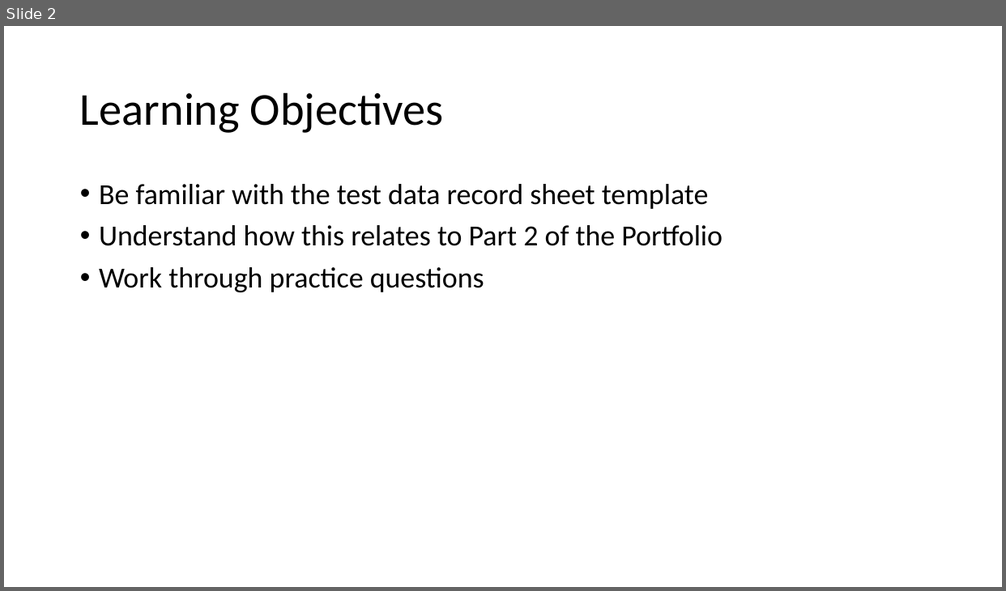
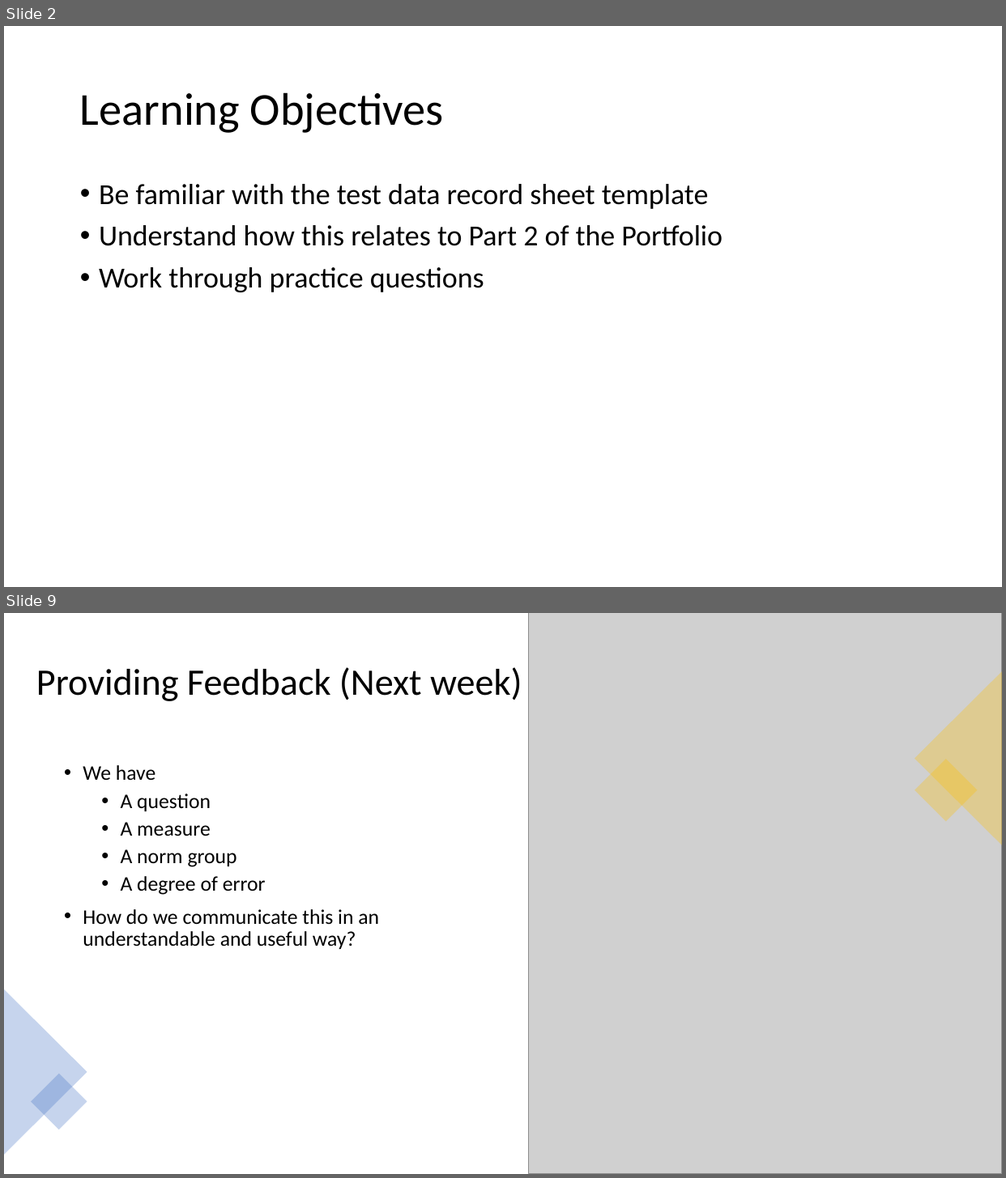
Before and after one commit to OliJimbo/Student_Materials, a slide deck: Week 6/Workshop_Materials/Week 6 Workshop.pptx. Shown one above the other, each under a label of ours: slide 2 before the commit, slides 2 and 9 after it; the slides between them are not shown. The pictures are 1006x591 and 1006x1178 pixels, drawn with LibreOffice and Linux fonts; fonts in the diff are those of the drawing; grey boxes stand for pictures. Boxes give left, top, right and bottom in pixels: in the first picture for what was removed or moved away, otherwise in the second. Text is boxed around its words. In the diff, an @@ line names an element or a change of style, - is before the commit and + after.

```diff
--- a/Week 6/Workshop_Materials/Week 6 Workshop.pptx
+++ b/Week 6/Workshop_Materials/Week 6 Workshop.pptx
@@ slide 9 added at box(4, 613, 1002, 1174), background #FFFFFF @@
@@ picture added at box(529, 613, 1002, 1174) @@
@@ title added at box(36, 667, 522, 701), 36 pt, text #000000 @@
+Providing Feedback (Next week)
@@ triangle added at box(915, 671, 1002, 845), fill #FFC000 at 30% opacity @@
@@ text added at box(83, 765, 379, 949), 20 pt, text #000000 @@
+• We have
+  • A question
+  • A measure
+  • A norm group
+  • A degree of error
+• How do we communicate this in an understandable and useful way?
@@ rectangle added at box(915, 759, 978, 821), fill #FFC000 at 30% opacity @@
@@ triangle added at box(4, 990, 87, 1155), fill #4472C4 at 30% opacity @@
@@ rectangle added at box(31, 1073, 87, 1130), fill #4472C4 at 30% opacity @@
```
Also in this commit, not shown: 1 slide changed, 20 other slides added, 1 other file.
